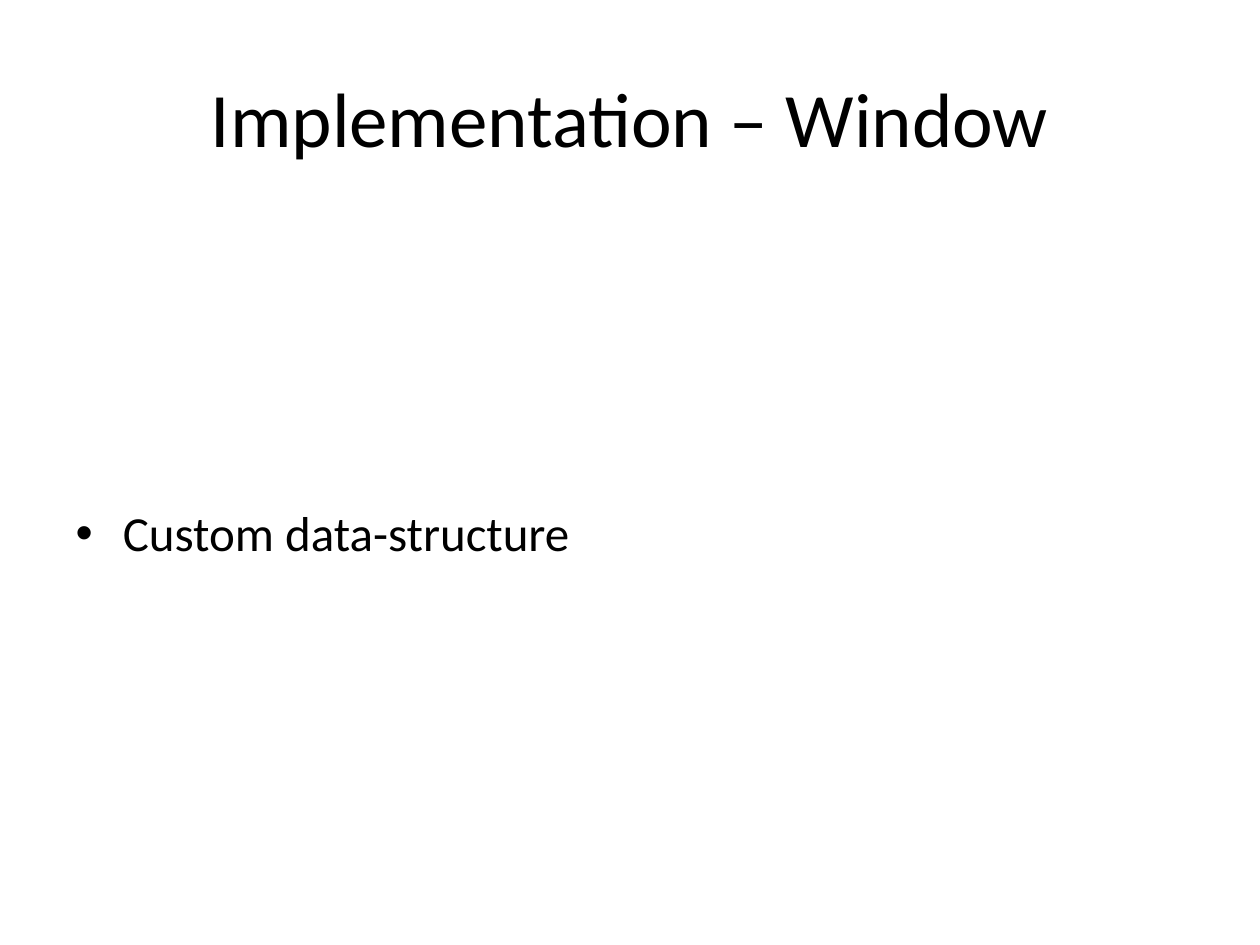
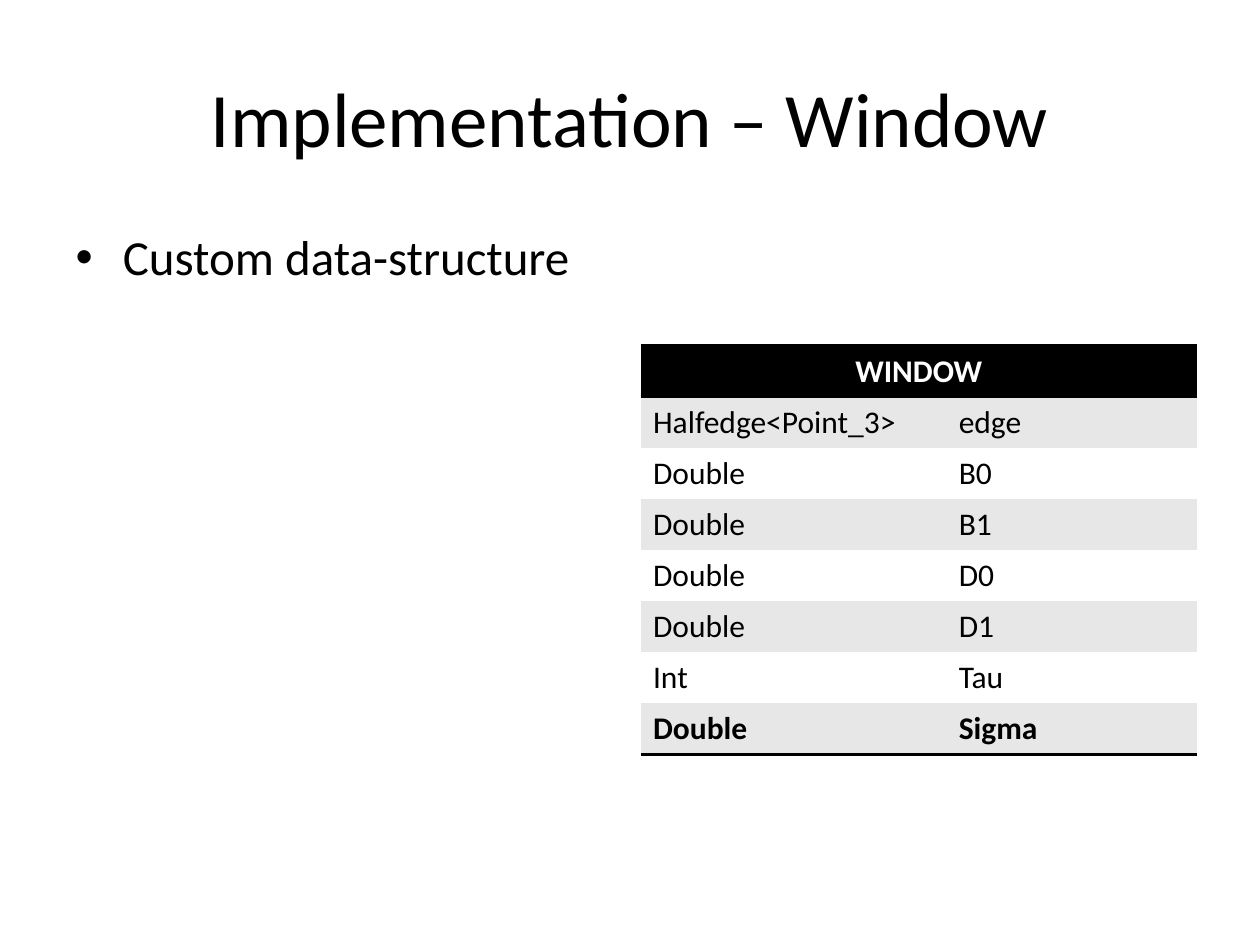
Before and after one commit to jcaille/INF555_Project, a slide deck: slide 10 of presentation.pptx. Drawn at 1260x945 pixels with LibreOffice and Linux fonts; fonts in the diff are those of the drawing. Boxes give left, top, right and bottom in pixels: in the first picture for what was removed or moved away, otherwise in the second. Text is boxed around its words. In the diff, an @@ line names an element or a change of style, - is before the commit and + after.

```diff
--- a/presentation.pptx
+++ b/presentation.pptx
@@ text "Custom data-structure" at <box>123,241,569,276</box>: vertical alignment middle to top @@
@@ table added at <box>640,345,1197,753</box>, 8 rows, 2 columns @@
+WINDOW | 
+Halfedge<Point_3> | edge
+Double | B0
+Double | B1
+Double | D0
+Double | D1
+Int | Tau
+Double | Sigma
```
Also in this commit, not shown: 19 other slides changed, 4 slides added, 3 other files.
